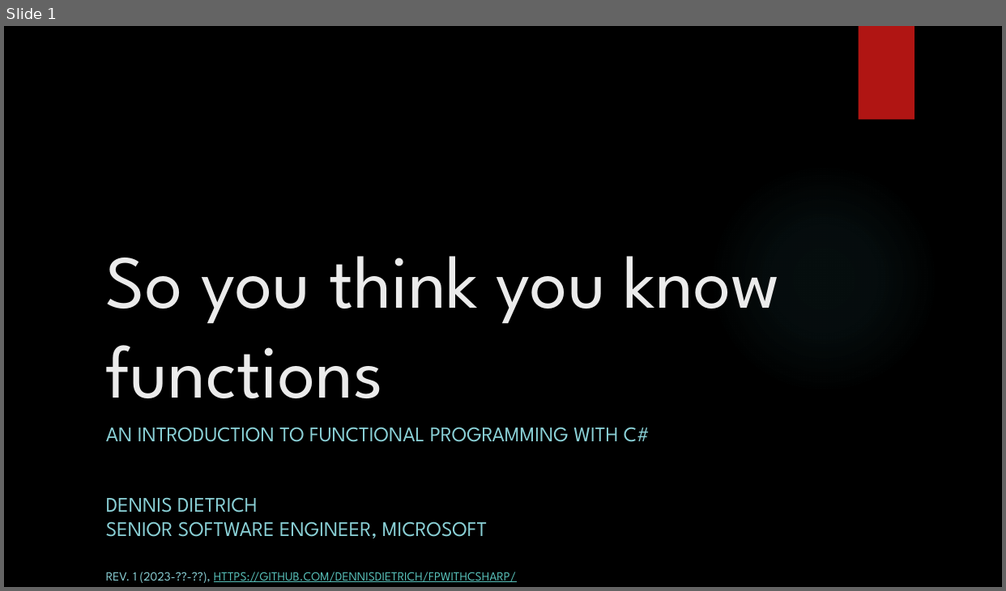
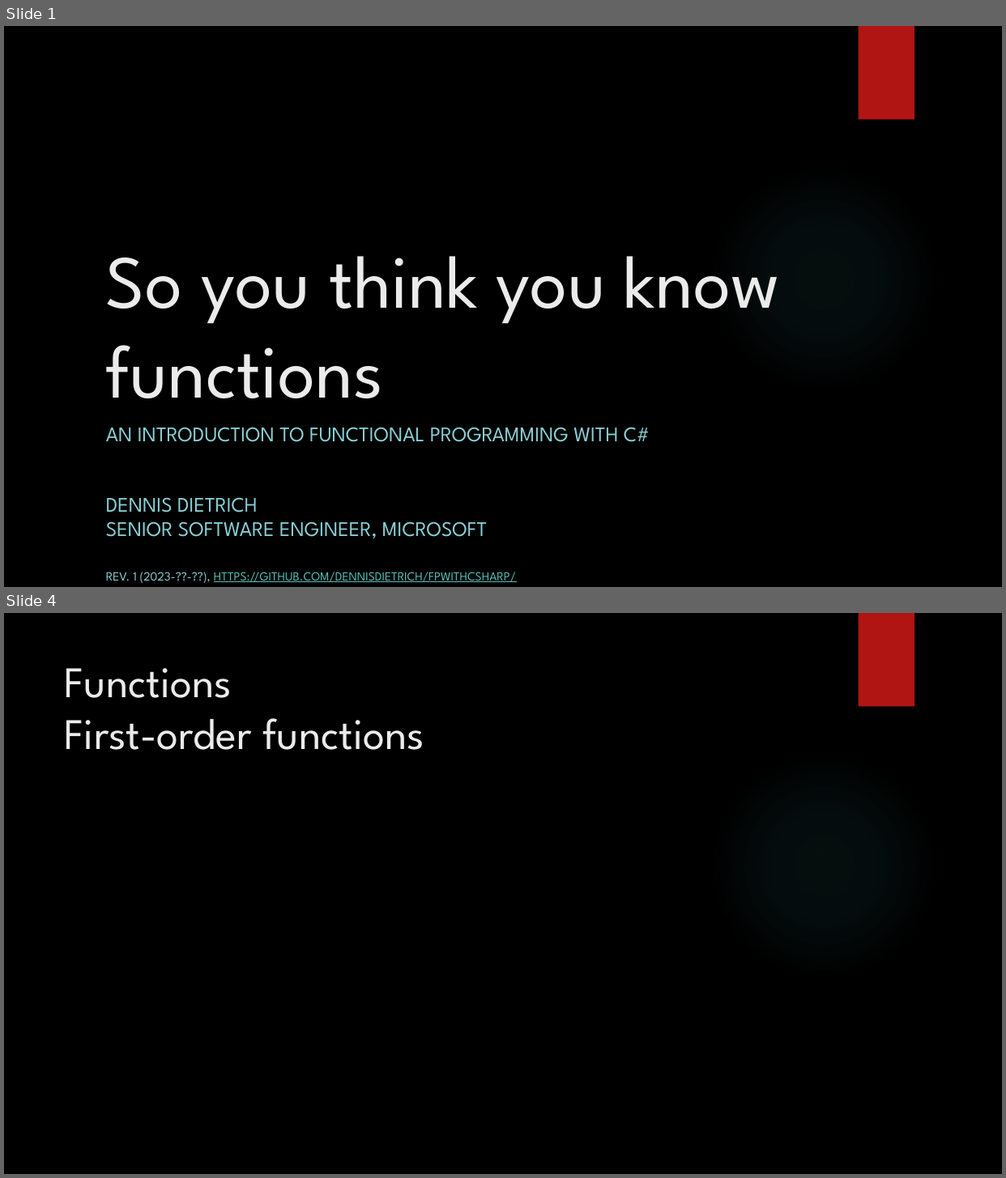
Before and after one commit to dennisdietrich/FpWithCSharp, a slide deck: doc/Introduction to FP with C#.pptx. Shown one above the other, each under a label of ours: slide 1 before the commit, slides 1 and 4 after it; the slides between them are not shown. The pictures are 1006x591 and 1006x1178 pixels, drawn with LibreOffice and Linux fonts; fonts in the diff are those of the drawing; background and template pictures are left out. Boxes give left, top, right and bottom in pixels: in the first picture for what was removed or moved away, otherwise in the second. Text is boxed around its words. In the diff, an @@ line names an element or a change of style, - is before the commit and + after.

```diff
--- a/doc/Introduction to FP with C#.pptx
+++ b/doc/Introduction to FP with C#.pptx
@@ slide 4 added at (4, 613, 1002, 1174), background picture (left out); not listed: 2 template elements that a slide beside it also shows @@
@@ title added at (65, 668, 424, 750), 42 pt, text #EBEBEB @@
+Functions
+First-order functions
```
Also in this commit, not shown: 18 other slides added.
